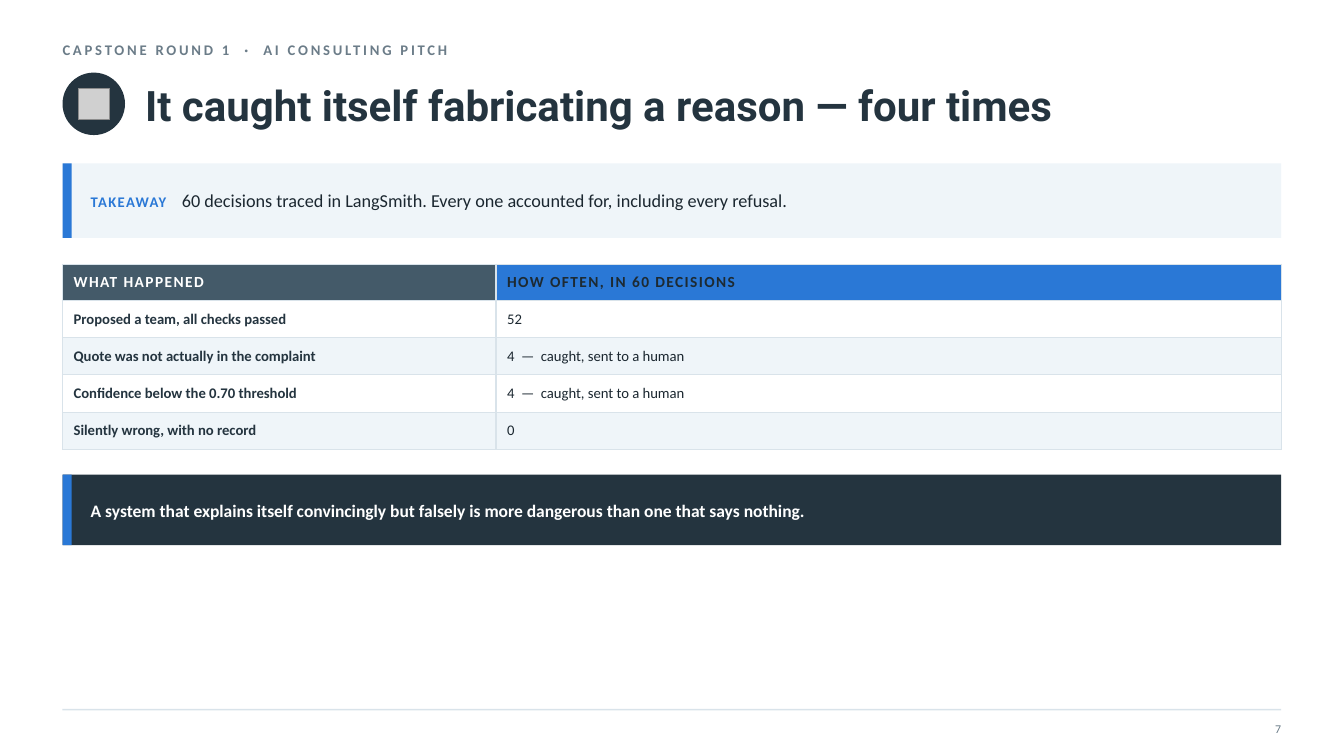
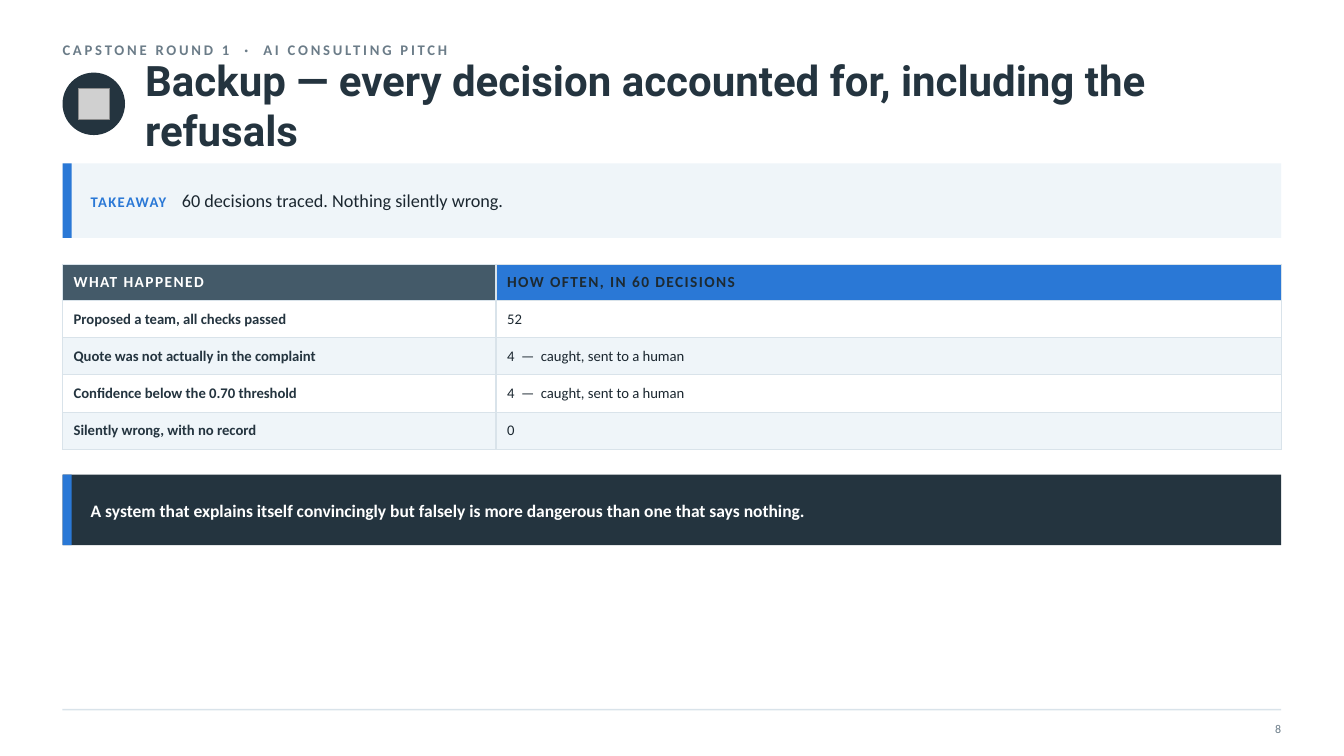
Before and after one commit to nyelugo/PROJECT-Capstone-AI-Consulting, a slide deck: slide 10 of presentation/round1_pitch.pptx (slide 8 before the commit). Drawn at 1344x756 pixels with LibreOffice and Linux fonts; fonts in the diff are those of the drawing; grey boxes stand for pictures. Boxes give left, top, right and bottom in pixels: in the first picture for what was removed or moved away, otherwise in the second. Text is boxed around its words. In the diff, an @@ line names an element or a change of style, - is before the commit and + after.

```diff
--- a/presentation/round1_pitch.pptx
+++ b/presentation/round1_pitch.pptx
@@ text at (x1=145, y1=64, x2=1145, y2=147): text changed @@
-It caught itself fabricating a reason — four times
+Backup — every decision accounted for, including the refusals
@@ text at (x1=91, y1=194, x2=503, y2=210): text changed @@
-TAKEAWAY 60 decisions traced in LangSmith. Every one accounted for, including every refusal.
+TAKEAWAY 60 decisions traced. Nothing silently wrong.
@@ text at (x1=1275, y1=725, x2=1281, y2=733): text changed @@
-7
+8
```
Also in this commit, not shown: 11 other slides changed, 1 slide added, 4 slides removed, 2 other files.
